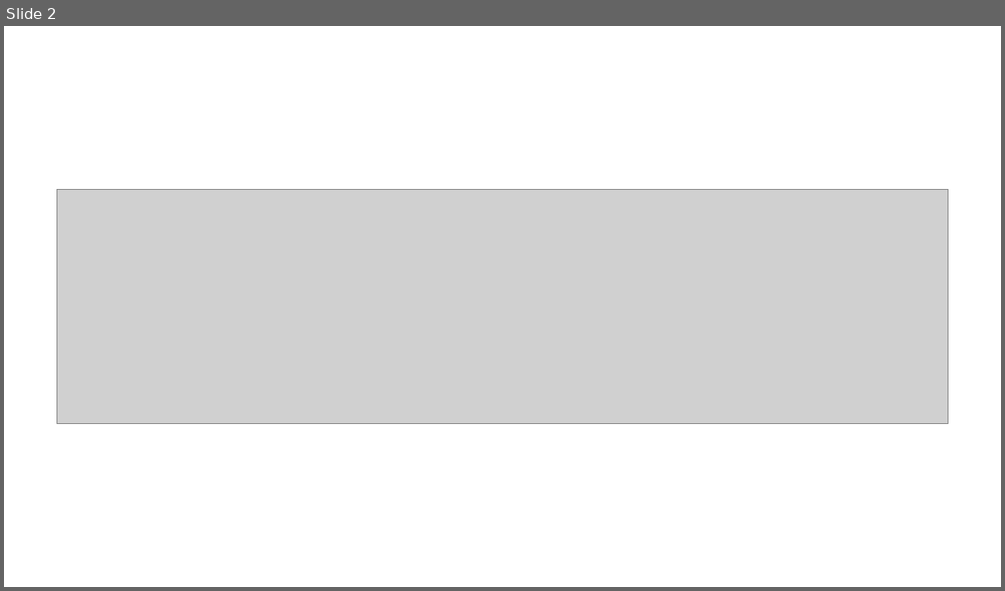
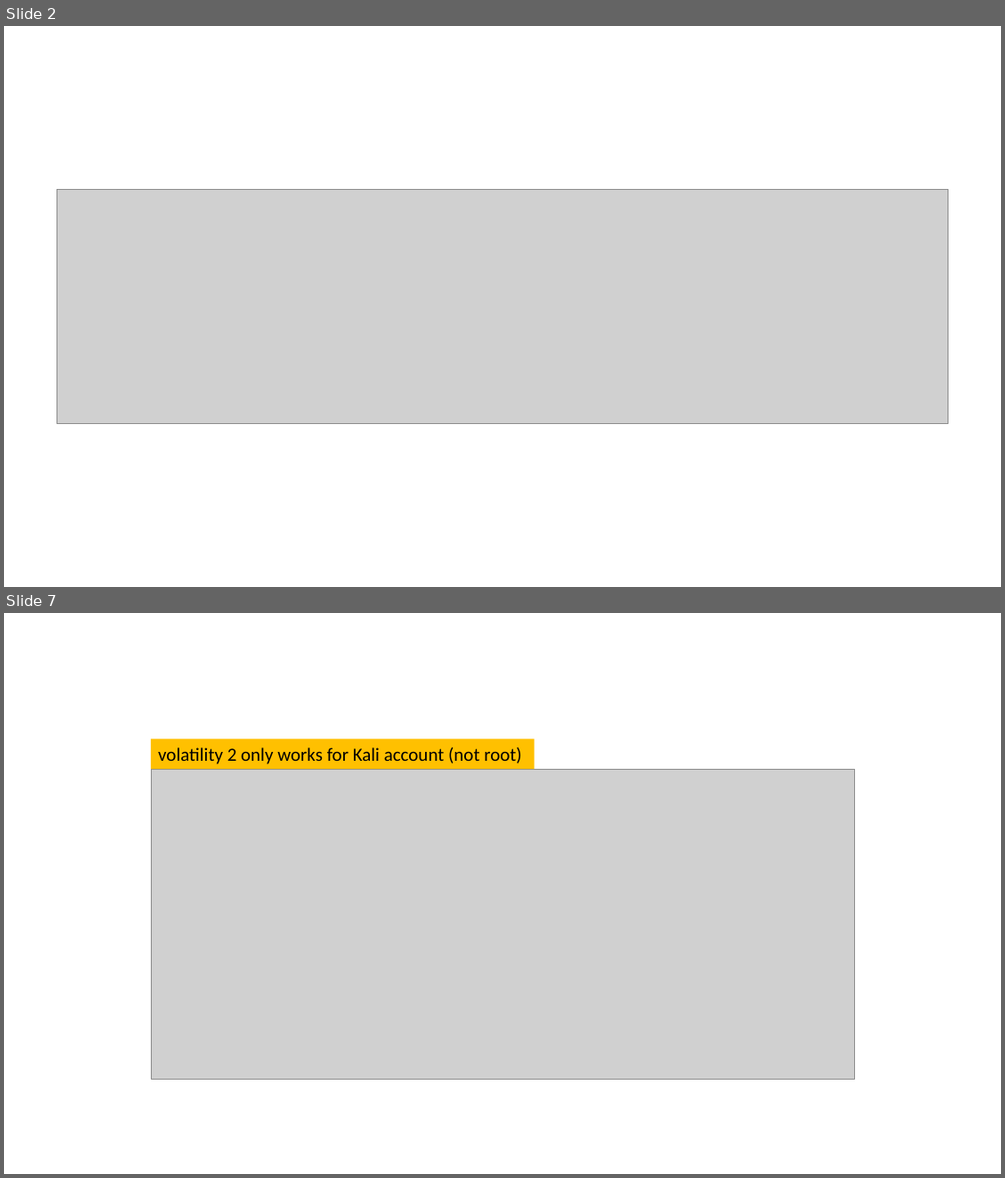
Before and after one commit to frankwxu/digital-forensics-lab, a slide deck: Help/Tool_installation.pptx. Shown one above the other, each under a label of ours: slide 2 before the commit, slides 2 and 7 after it; the slides between them are not shown. The pictures are 1005x591 and 1005x1178 pixels, drawn with LibreOffice and Linux fonts; fonts in the diff are those of the drawing; grey boxes stand for pictures; background and template pictures are left out. Boxes give left, top, right and bottom in pixels: in the first picture for what was removed or moved away, otherwise in the second. Text is boxed around its words. In the diff, an @@ line names an element or a change of style, - is before the commit and + after.

```diff
--- a/Help/Tool_installation.pptx
+++ b/Help/Tool_installation.pptx
@@ slide 7 added at [4,613,1001,1174], background #FFFFFF @@
@@ rectangle added at [151,738,534,769], fill #FFC000, 18 pt, text #000000 @@
+volatility 2 only works for Kali account (not root)
@@ picture added at [151,770,854,1078] @@
```
Also in this commit, not shown: 1 slide changed, 4 other slides added, 1 slide removed, 4 other files.
